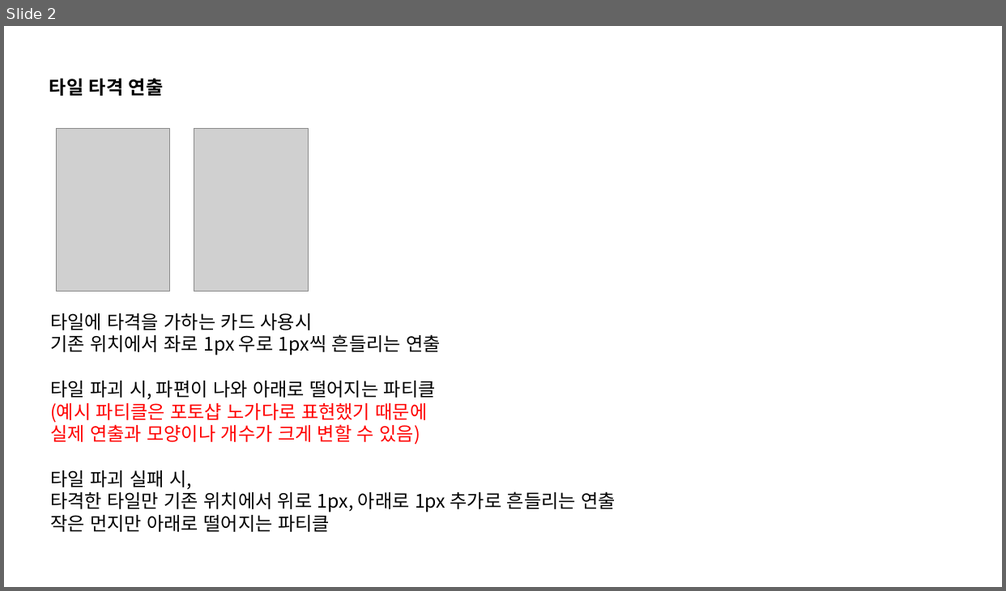
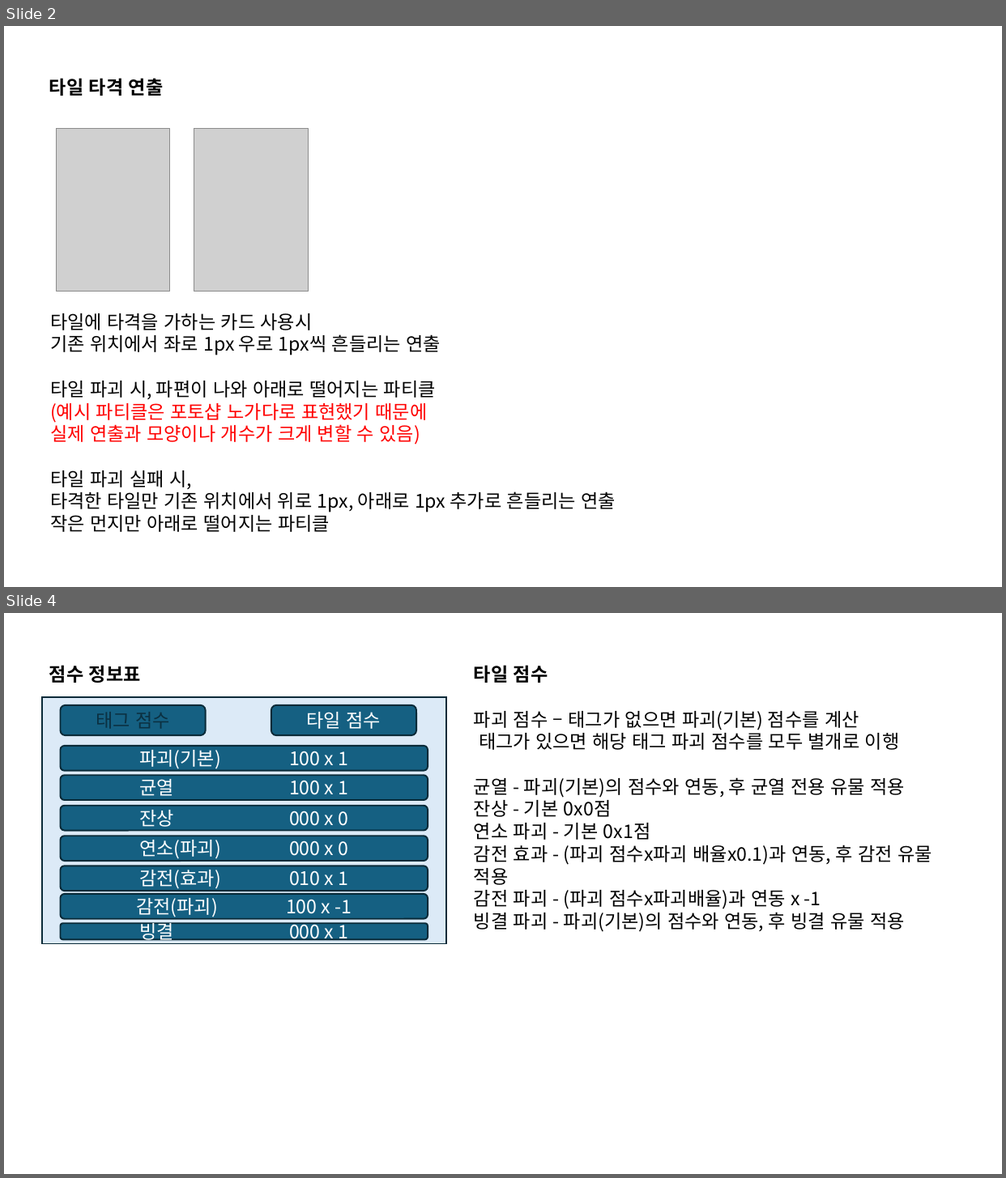
Before and after one commit to kauthor/FluffyDisdog, a slide deck: Plan/기획서/땅부수기2026 ch2.pptx. Shown one above the other, each under a label of ours: slide 2 before the commit, slides 2 and 4 after it; the slides between them are not shown. The pictures are 1006x591 and 1006x1178 pixels, drawn with LibreOffice and Linux fonts; fonts in the diff are those of the drawing; grey boxes stand for pictures. Boxes give left, top, right and bottom in pixels: in the first picture for what was removed or moved away, otherwise in the second. Text is boxed around its words. In the diff, an @@ line names an element or a change of style, - is before the commit and + after.

```diff
--- a/Plan/기획서/땅부수기2026 ch2.pptx
+++ b/Plan/기획서/땅부수기2026 ch2.pptx
@@ slide 4 added at [4,613,1002,1174], background #FFFFFF @@
@@ text added at [49,665,141,683], 18 pt, text #000000, bold @@
+점수 정보표
@@ text added at [474,665,932,932], 18 pt, text #000000 @@
+타일 점수
+파괴 점수 – 태그가 없으면 파괴(기본) 점수를 계산
+태그가 있으면 해당 태그 파괴 점수를 모두 별개로 이행
+균열 - 파괴(기본)의 점수와 연동, 후 균열 전용 유물 적용
+잔상 - 기본 0x0점
+연소 파괴 - 기본 0x1점
+감전 효과 - (파괴 점수x파괴 배율x0.1)과 연동, 후 감전 유물 적용
+감전 파괴 - (파괴 점수x파괴배율)과 연동 x -1
+빙결 파괴 - 파괴(기본)의 점수와 연동, 후 빙결 유물 적용
@@ rectangle added at [42,697,446,944], fill #DCEAF7, outline #092A39 1.5 pt @@
@@ rounded rectangle added at [60,705,206,735], fill #156082, outline #092A39 1.5 pt, 18 pt, text #0B3041 @@
+태그 점수
@@ rounded rectangle added at [271,705,416,735], fill #156082, outline #092A39 1.5 pt, 18 pt, text #FFFFFF @@
+타일 점수
@@ rounded rectangle added at [60,746,428,770], fill #156082, outline #092A39 1.5 pt, 18 pt, text #FFFFFF @@
+파괴(기본) 100 x 1
@@ rounded rectangle added at [60,776,428,800], fill #156082, outline #092A39 1.5 pt, 18 pt, text #FFFFFF @@
+균열 100 x 1
@@ rounded rectangle added at [60,806,428,830], fill #156082, outline #092A39 1.5 pt, 18 pt, text #FFFFFF @@
+잔상 000 x 0
@@ rounded rectangle added at [60,836,428,861], fill #156082, outline #092A39 1.5 pt, 18 pt, text #FFFFFF @@
+연소(파괴) 000 x 0
@@ rounded rectangle added at [60,866,428,891], fill #156082, outline #092A39 1.5 pt, 18 pt, text #FFFFFF @@
+감전(효과) 010 x 1
@@ rounded rectangle added at [60,894,428,918], fill #156082, outline #092A39 1.5 pt, 18 pt, text #FFFFFF @@
+감전(파괴) 100 x -1
@@ rounded rectangle added at [60,924,428,940], fill #156082, outline #092A39 1.5 pt, 18 pt, text #FFFFFF @@
+빙결 000 x 1
```
Also in this commit, not shown: 2 other slides added.
